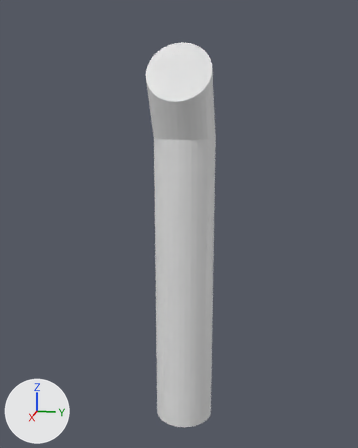
A saved change to the Blender file Assets/Models/Blender files/ButtonArm2.blend.
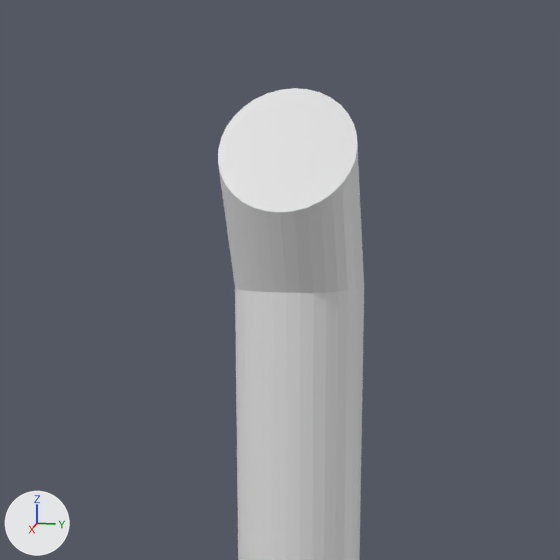
Each version is shown whole from a 50 mm lens placed at (16.02, 3.01, 11.12), pointed at (0.64, -0.06, 7.28), then close up on the part from 12% to 86% of the width and 0% to 60% of the height. The axes (+X, +Y, +Z) are drawn at lower left. The lights are the same throughout.

Script lines for the objects in view, before the commit:
```python
me_circle = bpy.data.meshes.new('Circle')
me_circle.from_pydata(...)  # 128 vertices, 97 faces; spans x -1.0..1.5, y -1.0..1.0, z 0.0..12.87
ob_circle = bpy.data.objects.new('Circle', me_circle)
ob_circle.location = (0.0, 0.0, 0.0)
```
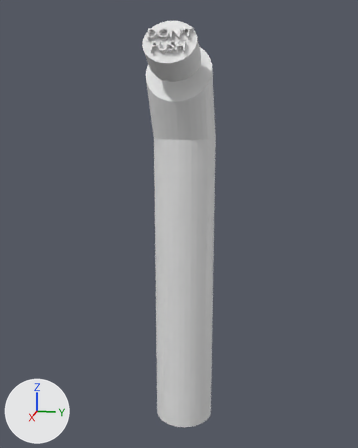
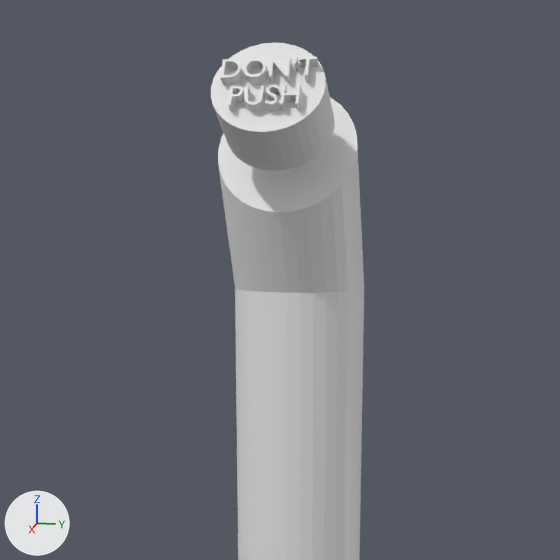
Changed parts and their boxes [x1, y1, x2, y2] in the close-ups (560 x 560 px):
```json
{"object": "Cylinder", "change": "added", "after": [211, 43, 335, 171]}
{"object": "Don't", "change": "added", "after": [220, 56, 319, 111]}
```

Scene script edits in JSON lines:
```json
{"op": "add", "block": "me_cylinder", "code": ["me_cylinder = bpy.data.meshes.new('Cylinder')", "me_cylinder.from_pydata(...)  # a 32-sided cylinder along z spanning x -1.0..1.0, y -1.0..1.0, z -1.0..1.0"]}
{"op": "add", "block": "txt_don_t", "code": ["txt_don_t = bpy.data.curves.new(\"Don't\", 'FONT')", "txt_don_t.body = \"DON'T\\nPUSH\"", "txt_don_t.extrude = 0.2", "txt_don_t.align_x = 'CENTER'"]}
{"op": "add", "block": "ob_don_t", "code": ["ob_don_t = bpy.data.objects.new(\"Don't\", txt_don_t)", "ob_don_t.location = (2.28, 0.01, 12.77)", "ob_don_t.rotation_euler = (1.047, 0.0, 1.571)  # degrees (60, 0, 90)", "ob_don_t.scale = (0.403, 0.403, 0.403)"]}
{"op": "add", "block": "ob_cylinder", "code": ["ob_cylinder = bpy.data.objects.new('Cylinder', me_cylinder)", "ob_cylinder.location = (1.87, 0.0, 12.47)", "ob_cylinder.rotation_euler = (0.0, 1.047, 0.0)  # degrees (0, 60, 0)", "ob_cylinder.scale = (0.665, 0.752, 0.442)"]}
```
